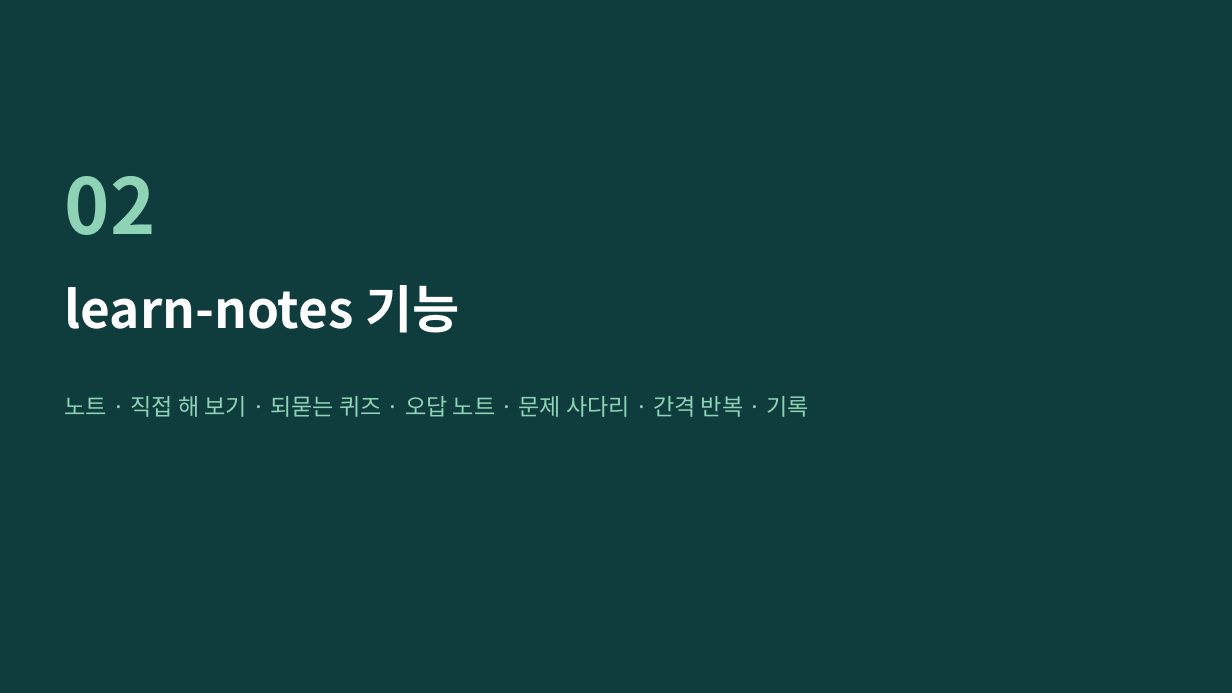
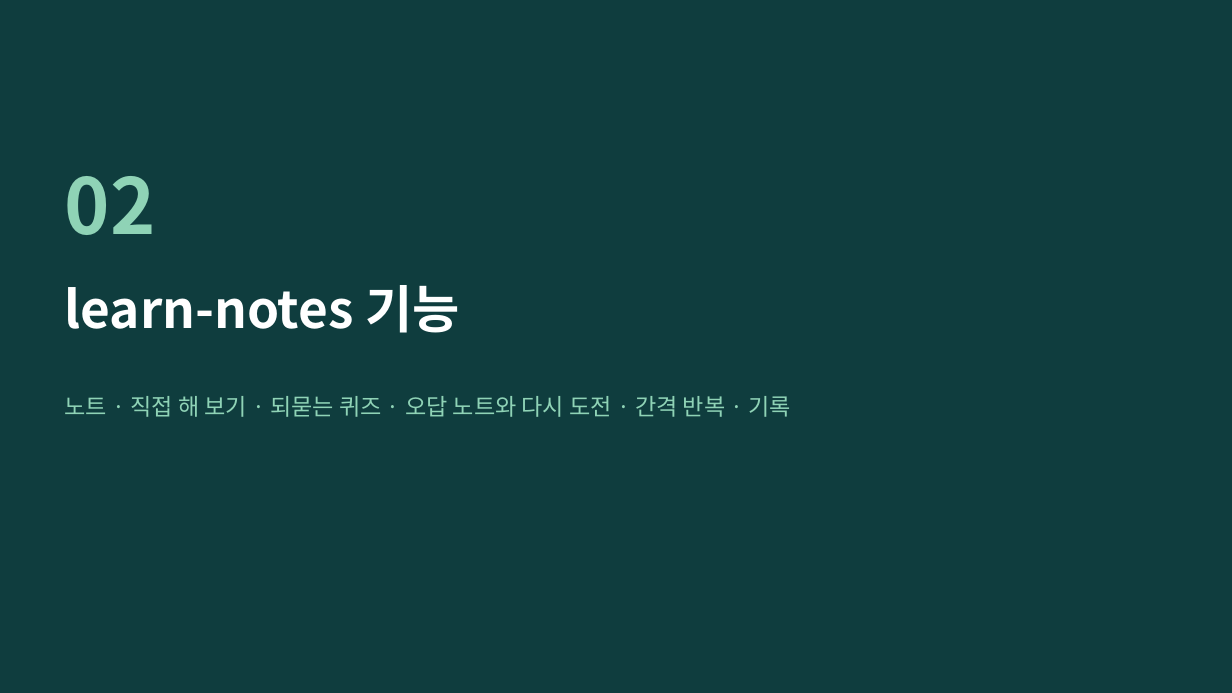
Before and after one commit to Owen-YC/learn-notes, a slide deck: slide 9 of docs/team/learn-notes-intro.pptx. Drawn at 1232x693 pixels with LibreOffice and Linux fonts; fonts in the diff are those of the drawing. Boxes give left, top, right and bottom in pixels: in the first picture for what was removed or moved away, otherwise in the second. Text is boxed around its words. In the diff, an @@ line names an element or a change of style, - is before the commit and + after.

```diff
--- a/docs/team/learn-notes-intro.pptx
+++ b/docs/team/learn-notes-intro.pptx
@@ text at [65,396,792,417]: text changed @@
-노트 · 직접 해 보기 · 되묻는 퀴즈 · 오답 노트 · 문제 사다리 · 간격 반복 · 기록
+노트 · 직접 해 보기 · 되묻는 퀴즈 · 오답 노트와 다시 도전 · 간격 반복 · 기록
```
Also in this commit, not shown: 11 other slides changed, 21 other files.
